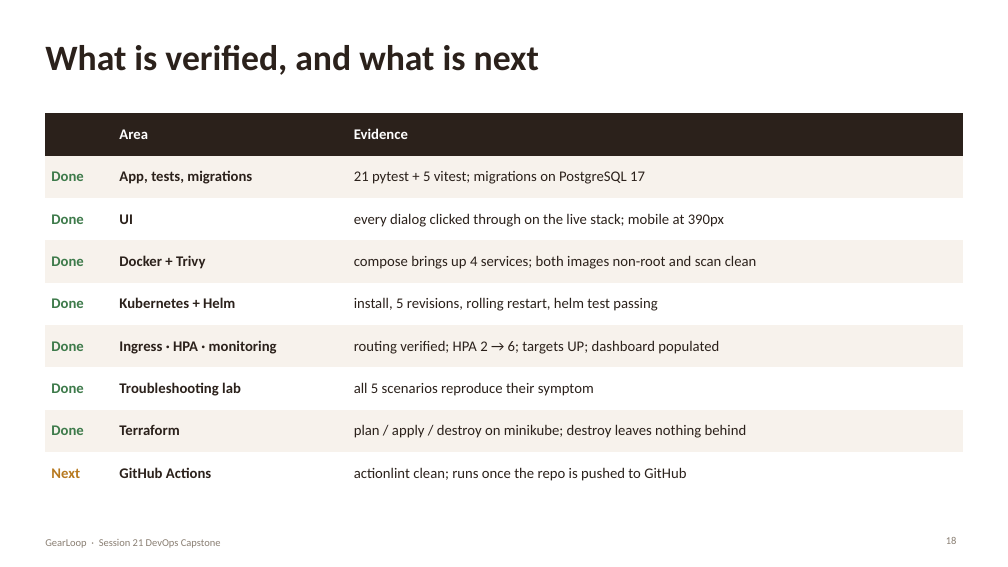
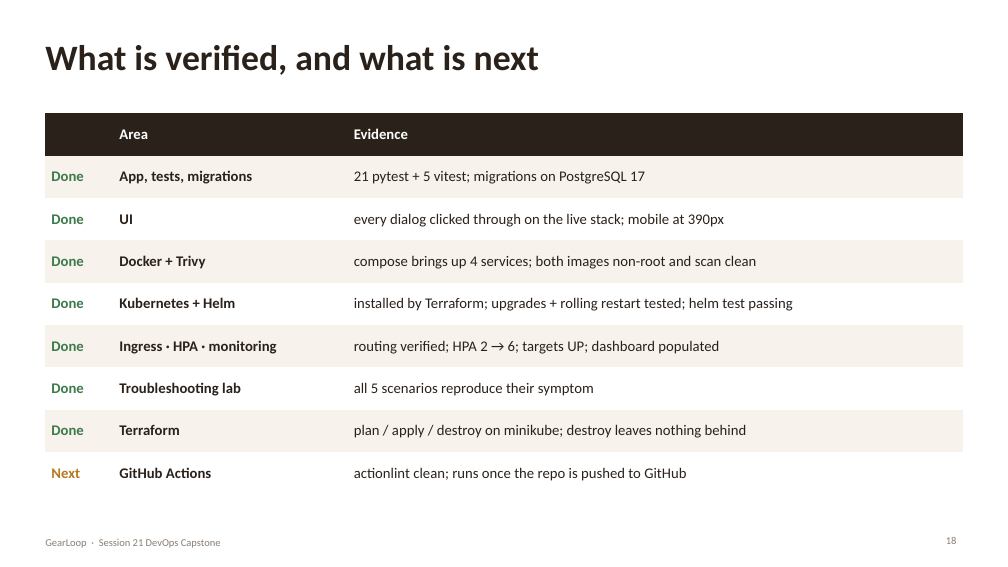
Before and after one commit to aastik-gg/DevOps_Project, a slide deck: slide 18 of presentation/GearLoop-Capstone.pptx. Drawn at 1008x567 pixels with LibreOffice and Linux fonts; fonts in the diff are those of the drawing. Boxes give left, top, right and bottom in pixels: in the first picture for what was removed or moved away, otherwise in the second. Text is boxed around its words. In the diff, an @@ line names an element or a change of style, - is before the commit and + after.

Commit message:
docs: recapture cluster screenshots and deck from the Terraform-managed deployment

```diff
--- a/presentation/GearLoop-Capstone.pptx
+++ b/presentation/GearLoop-Capstone.pptx
@@ table at [45, 113, 963, 485] @@
-row 5, column 3: install, 5 revisions, rolling restart, helm test passing
+row 5, column 3: installed by Terraform; upgrades + rolling restart tested; helm test passing
```
Also in this commit, not shown: 2 other slides changed, 12 other files.
